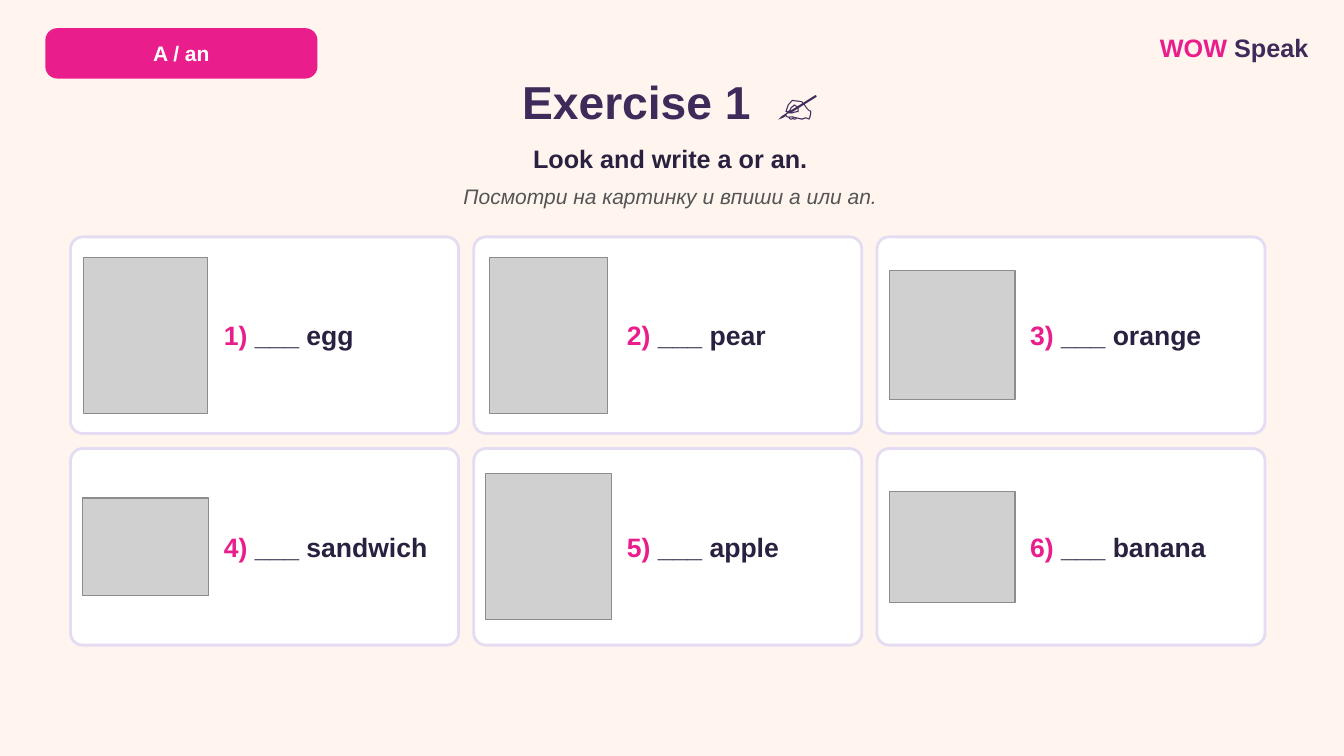
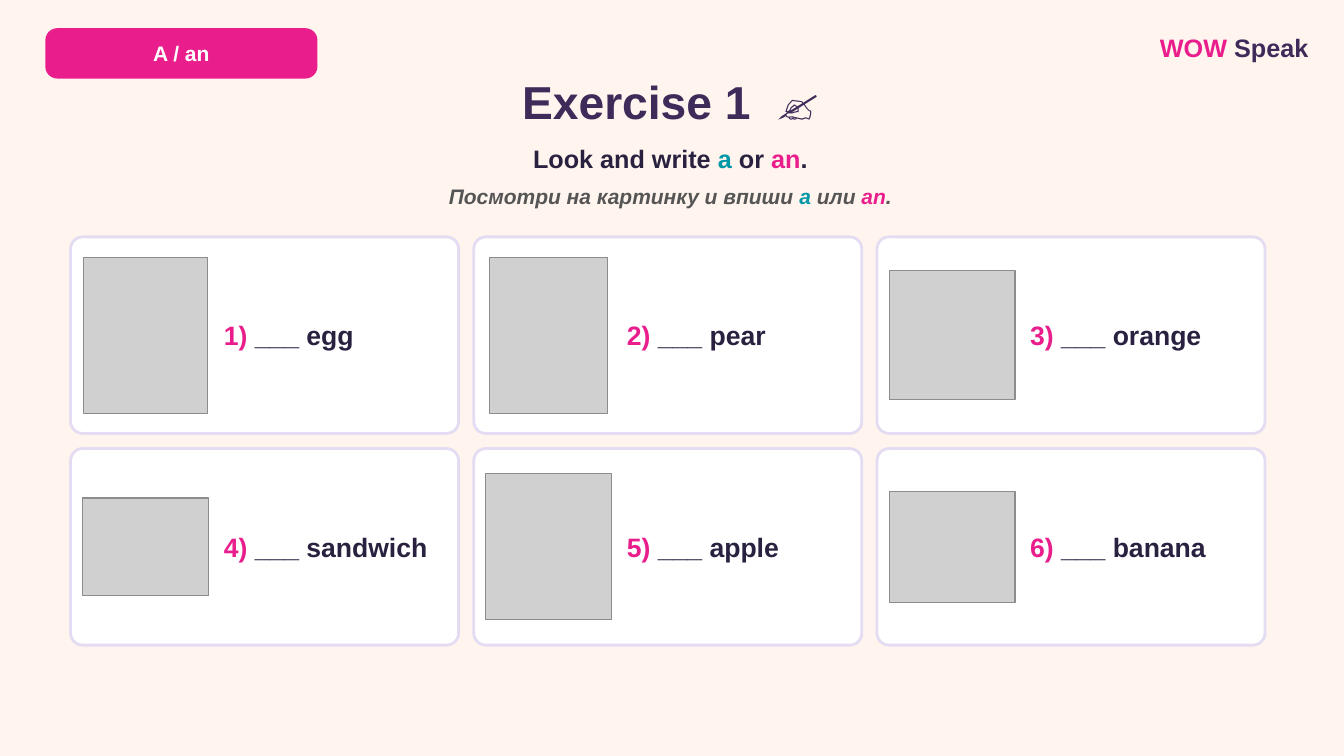
Before and after one commit to wowspeakschool-lang/classroom, a slide deck: slide 4 of vebinary/03.12_A-an/7-9/WOW_Speak_A_An_Food_7-9_SELFSTUDY.pptx. Drawn at 1344x756 pixels with LibreOffice and Linux fonts; fonts in the diff are those of the drawing; grey boxes stand for pictures. Boxes give left, top, right and bottom in pixels: in the first picture for what was removed or moved away, otherwise in the second. Text is boxed around its words. In the diff, an @@ line names an element or a change of style, - is before the commit and + after.

```diff
--- a/vebinary/03.12_A-an/7-9/WOW_Speak_A_An_Food_7-9_SELFSTUDY.pptx
+++ b/vebinary/03.12_A-an/7-9/WOW_Speak_A_An_Food_7-9_SELFSTUDY.pptx
@@ text "Look and write a or ..." at <box>533,149,807,169</box>: text colour #2A2140 to #0097A7 in "a"; text colour #2A2140 to #E91E8C in "an." @@
@@ text "Посмотри на картинку и впиши ..." at <box>449,189,891,209</box>: text colour #555555 to #0097A7 in "a"; text colour #555555 to #E91E8C in "an."; bold on @@
```
Also in this commit, not shown: 2 other slides changed, 6 other files.
